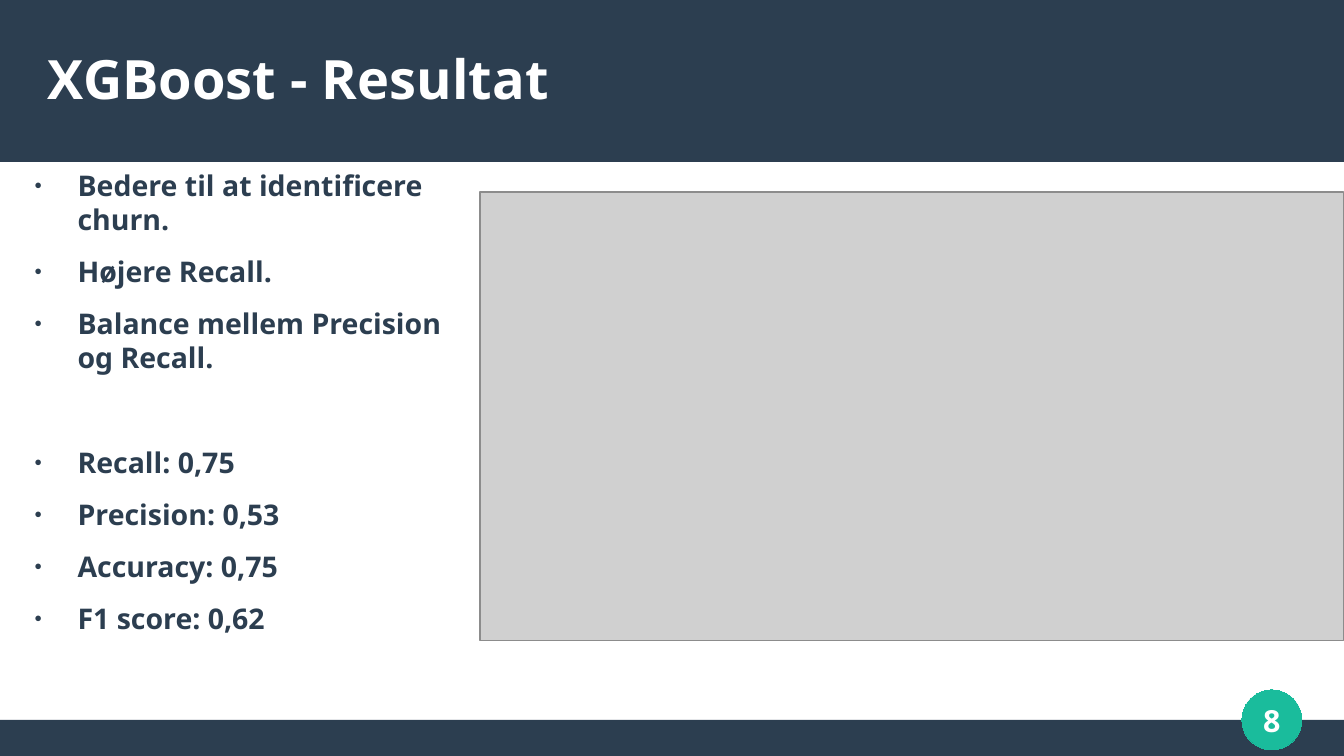
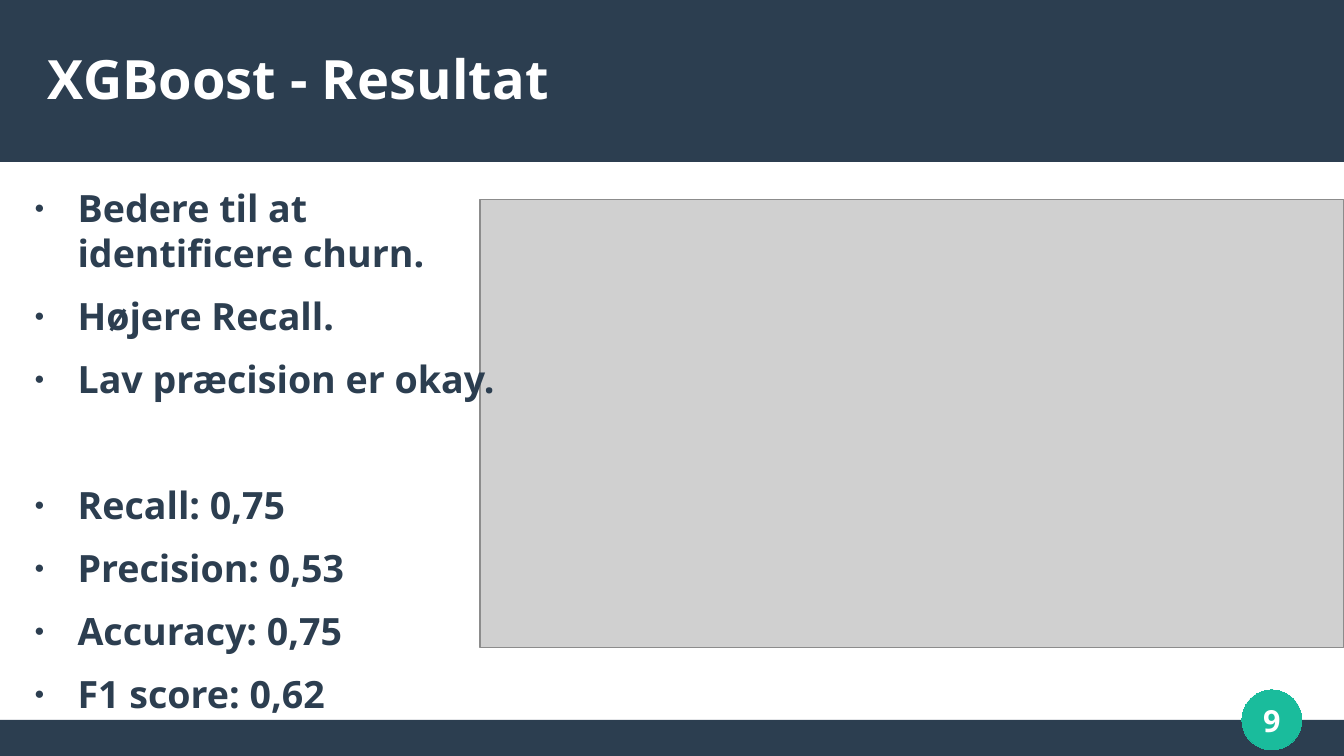
Before and after one commit to BastianAsmussen/H4_ML, a slide deck: slide 9 of projects/case/Presentation.odp (slide 8 before the commit). Drawn at 1344x756 pixels with LibreOffice and Linux fonts; fonts in the diff are those of the drawing; grey boxes stand for pictures. Boxes give left, top, right and bottom in pixels: in the first picture for what was removed or moved away, otherwise in the second. Text is boxed around its words. In the diff, an @@ line names an element or a change of style, - is before the commit and + after.

```diff
--- a/projects/case/Presentation.odp
+++ b/projects/case/Presentation.odp
@@ text "Bedere til at identificere churn.": place and size @@
-text "Bedere til at identificere churn." at [78,174,441,633]
+text "Bedere til at identificere churn." at [78,193,495,713]
@@ text at [78,193,424,713]: size 16.8 to 22.2 pt in "Bedere til at identificere churn.", "Højere Recall.", "Recall: 0,75", "Precision: 0,53" and 2 more places @@
@@ picture: place and size @@
-picture at [481,191,1344,640]
+picture at [481,199,1344,648]
@@ text at [78,358,495,403]: text changed; size 16.8 to 22.2 pt @@
-● Balance mellem Precision og Recall.
+● Lav præcision er okay.
@@ page number at [1263,710,1280,733]: text changed @@
-8
+9
```
Also in this commit, not shown: 4 other slides changed, 2 slides added.
